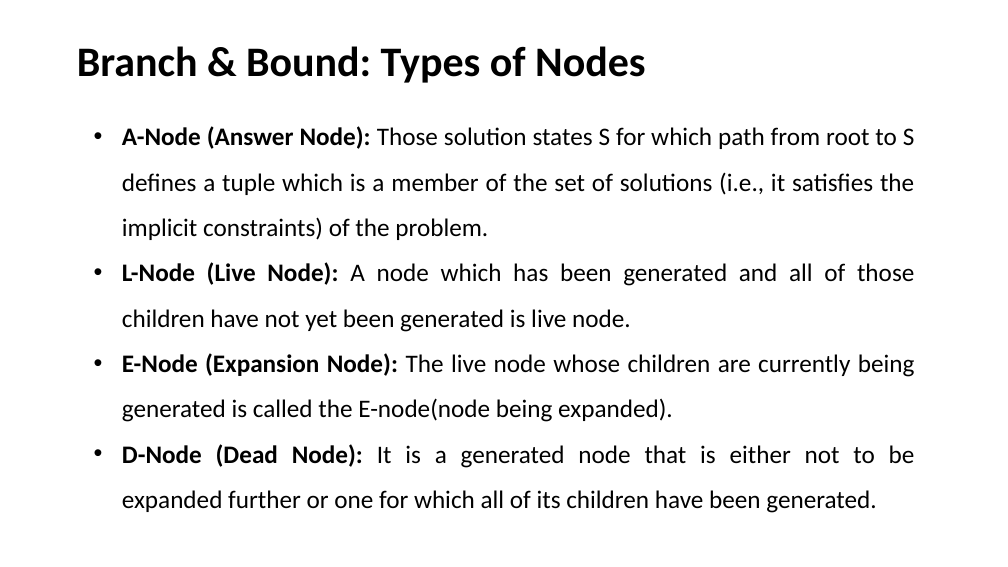
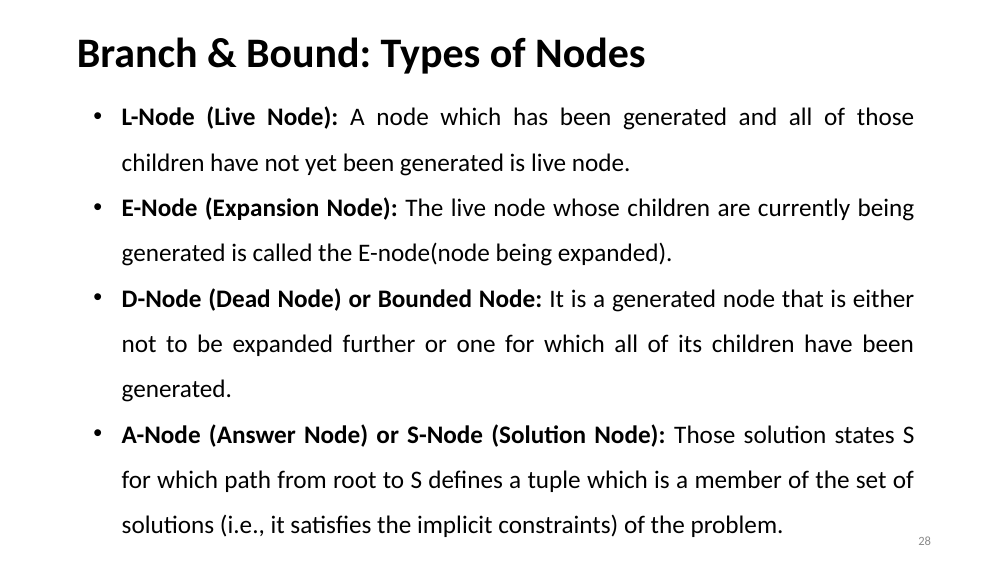
Before and after one commit to dayanandyadav205/CS-402-ADA, a slide deck: slide 28 of PPT_Notes/Unit-4_Backtracking_Branch_and_Bound/Unit-4_Backtracking_Branch_and_Bound.pptx. Drawn at 1008x567 pixels with LibreOffice and Linux fonts; fonts in the diff are those of the drawing. Boxes give left, top, right and bottom in pixels: in the first picture for what was removed or moved away, otherwise in the second. Text is boxed around its words. In the diff, an @@ line names an element or a change of style, - is before the commit and + after.

```diff
--- a/PPT_Notes/Unit-4_Backtracking_Branch_and_Bound/Unit-4_Backtracking_Branch_and_Bound.pptx
+++ b/PPT_Notes/Unit-4_Backtracking_Branch_and_Bound/Unit-4_Backtracking_Branch_and_Bound.pptx
@@ title "Branch & Bound: Types of ...": place and size @@
-title "Branch & Bound: Types of ..." at bbox=[77, 46, 645, 83]
+title "Branch & Bound: Types of ..." at bbox=[77, 37, 645, 74]
@@ text "L-Node (Live Node): A node ...": place and size @@
-text "L-Node (Live Node): A node ..." at bbox=[122, 126, 915, 513]
+text "L-Node (Live Node): A node ..." at bbox=[122, 106, 915, 537]
@@ text at bbox=[122, 126, 915, 240]: paragraph removed @@
-• A-Node (Answer Node): Those solution states S for which path from root to S defines a tuple which is a member of the set of solutions (i.e., it satisfies the implicit constraints) of the problem.
@@ text at bbox=[122, 288, 915, 537]: text changed @@
-• D-Node (Dead Node): It is a generated node that is either not to be expanded further or one for which all of its children have been generated.
+• D-Node (Dead Node) or Bounded Node: It is a generated node that is either not to be expanded further or one for which all of its children have been generated.
+• A-Node (Answer Node) or S-Node (Solution Node): Those solution states S for which path from root to S defines a tuple which is a member of the set of solutions (i.e., it satisfies the implicit constraints) of the problem.
@@ page number added at bbox=[918, 536, 931, 545], 12 pt, text #8C8C8C @@
+28
```
Also in this commit, not shown: 51 other slides changed, 10 slides added, 2 slides removed, 13 other files.
